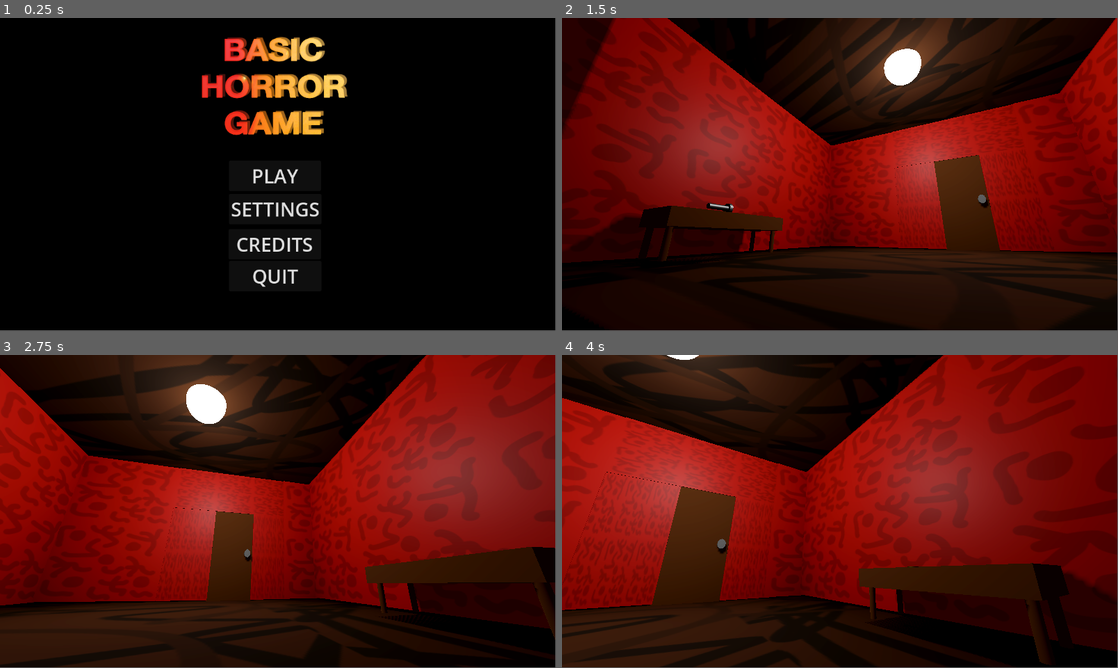
Above: before the commit, frames 1-4 (two rows, left to right).
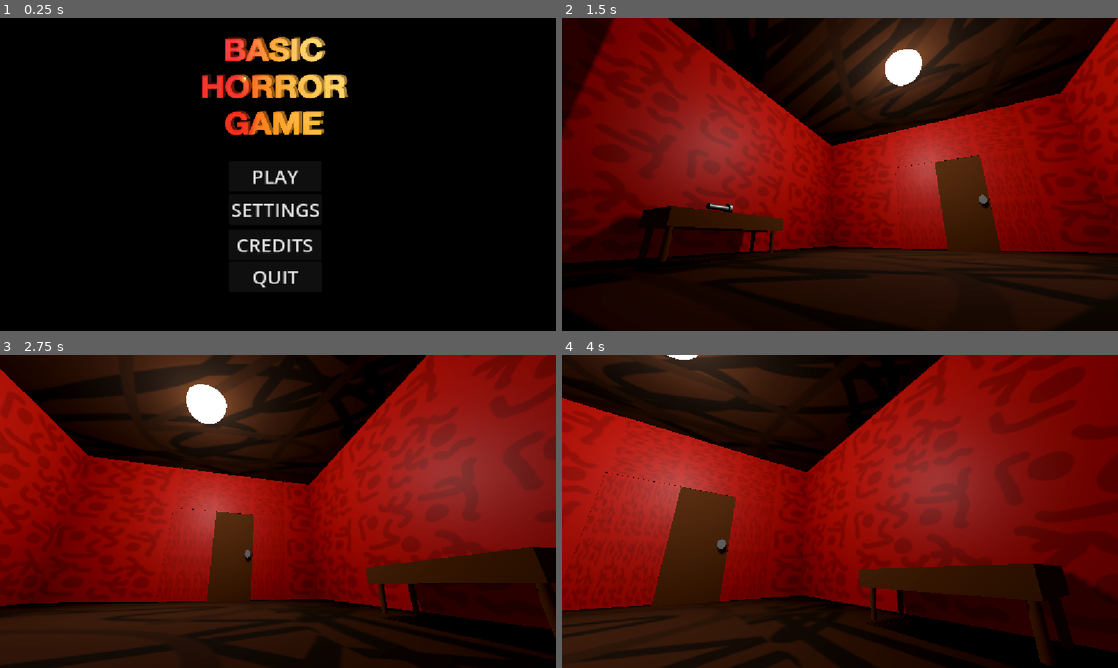
Above: after the commit, the same moments.

Repository: christiannoll/Basic3DGame
Game: Godot game, scene res://Scenes/main_menu.tscn
The game is run twice, just before and just after one commit, with the same random seed, the same clock (stepped at 60 frames per second) and the same inputs. The engine's default icon, where the game draws it, is replaced by a stand-in: a white triangle on a blue panel in a dark square.
Inputs (mouse positions are in pixels of both pictures, inside the frame that each line leads up to):
- Up to frame 1 (0.25 s): no input
- Up to frame 2 (1.5 s): click "PLAY" at 0.5 s; move the mouse to (867, 171) at 1.27 s; hold W (forward) from 1.28 s (still down); tap F (flashlight) at 1.35 s
- Up to frame 3 (2.75 s): keep holding W (forward); tap Space (jump) at 1.52, 2.27 s; move the mouse to (250, 511) at 2.02 s; tap E (interact) at 2.1 s
- Up to frame 4 (4 s): keep holding W (forward); move the mouse to (851, 505) at 2.77 s; tap Shift (sprint) at 2.85 s; move the mouse to (834, 514) at 3.52 s; tap F (flashlight) at 3.6 s; tap Space (jump) at 3.77 s
In our replay, the window is 799x449 before the commit and 800x450 after it. These sizes can differ from the game's own. Grey fills any space a smaller window leaves; there, only what the larger window draws over its background counts as a difference.

The runs differ from the first frame. In frame 1, 1.7% of the frame differs, in the area x 36-63%, y 6-87%; in frame 2, 0.8%; in frame 3, 0.8%; in frame 4, 0.8%.

Commit message:
Set Stretch Mode in project settings to show game menu full screen

Diff:
--- a/Scenes/ui.tscn
+++ b/Scenes/ui.tscn
@@ -13,6 +13,8 @@
 offset_bottom = 1078.0
 grow_horizontal = 2
 grow_vertical = 2
+size_flags_horizontal = 3
+size_flags_vertical = 3
 
 [node name="sprint_slider" type="HSlider" parent="." unique_id=1955487291]
 layout_mode = 0
--- a/project.godot
+++ b/project.godot
@@ -22,6 +22,7 @@
 [display]
 
 window/size/mode=3
+window/stretch/mode="canvas_items"
 
 [input]
 
